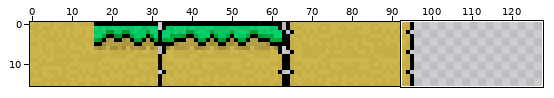
A sprite sheet gets an edit: assets/level-textures.png. The first picture is a wide view before the edit; the outline marks the close-up.
Close-up. Before the edit:
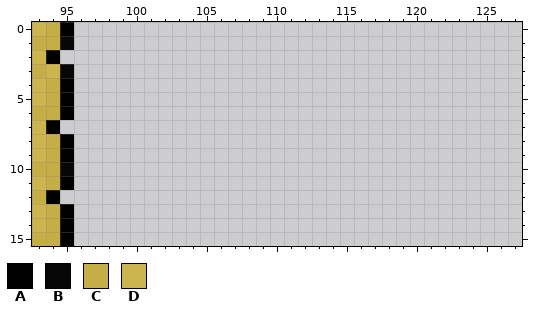
The file is 128x16 pixels. Pixels under 10% opacity are left out. Colours within 5 levels of each other are drawn and written as one. Shown: x 93..127, y 0..15.
Palette (. is transparent): A #000000  B #070707  C #c5ae46  D #ccb54d
Pixels before, first column x 93:
 0 DCA
 1 CCB
 2 DA.
 3 CDB
 4 DCA
 5 DCA
 6 CCA
 7 DA.
 8 DCA
 9 DCA
10 CCB
11 DCA
12 CA.
13 DCA
14 DCA
15 CCA
The same view after the edit:
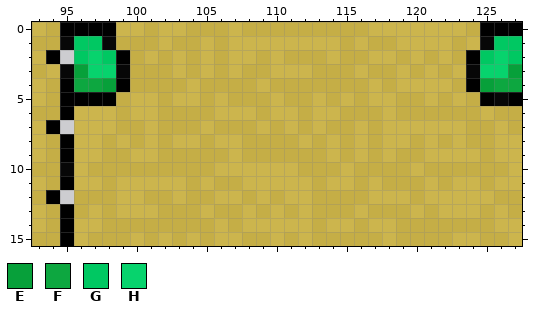
Colours new in this view: E #07a03a  F #0da740  G #00c862  H #07d36d
Changes in this commit:
Changed rows in their new state; - is an unchanged pixel.
first column x 96:
 0 AAADDCDDCCCDCCCCCCCCCDDDDDDDCAAA
 1 GGBCCCDCCDCDDDDDDDDCDCCDDDDCDBGG
 2 GHGACDCDCDCDDCDCCCDCCDDCDCDCAGHG
 3 EHHBCCCDCDCDCCDDDCCCDCCDCDCDBHHE
 4 FFEACCCCDCCCCDCCCCCCCDCDDDDCAEFF
 5 AAACDDCDDCDCCCDCCDCDCDDCCDCDCABA
 6 DDDCDDCCCCDDDCDDCDDCCCDCCCCCCDCC
 7 DDDCCDCCCDCCCDCDCDCCDCDDDDDDCCDC
 8 DDCDCDCDDCDDCCCCDCDCDCDDCDCDCCDD
 9 DDCCDDCCCCCDCCCCCCDCDCDCCDDDDCDD
10 DCCCCCCCCCDDDDDDCCCDCCCCDCCCCCCD
11 DDCDDDDDCDCCDDDDDCDDCDCCCDCDDCDD
12 CCCDDCCDCCDDCDCDDCCCCDDDCDDDDDCC
13 CDCDDDCCCDCCDCDCDCCCDCCCDCDDDCDC
14 DDCCCCCCCCDCDDDDDCDDCDDCCCCCCCDD
15 DCCCDCDCDCDDCCDCDCCCCCDCCCCDDCCD
